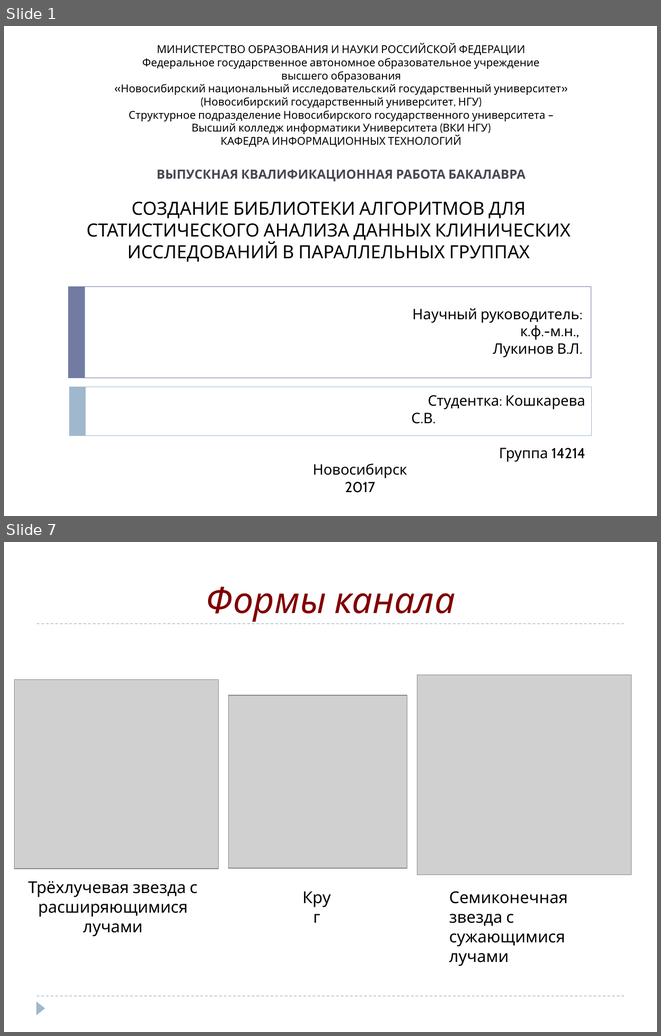
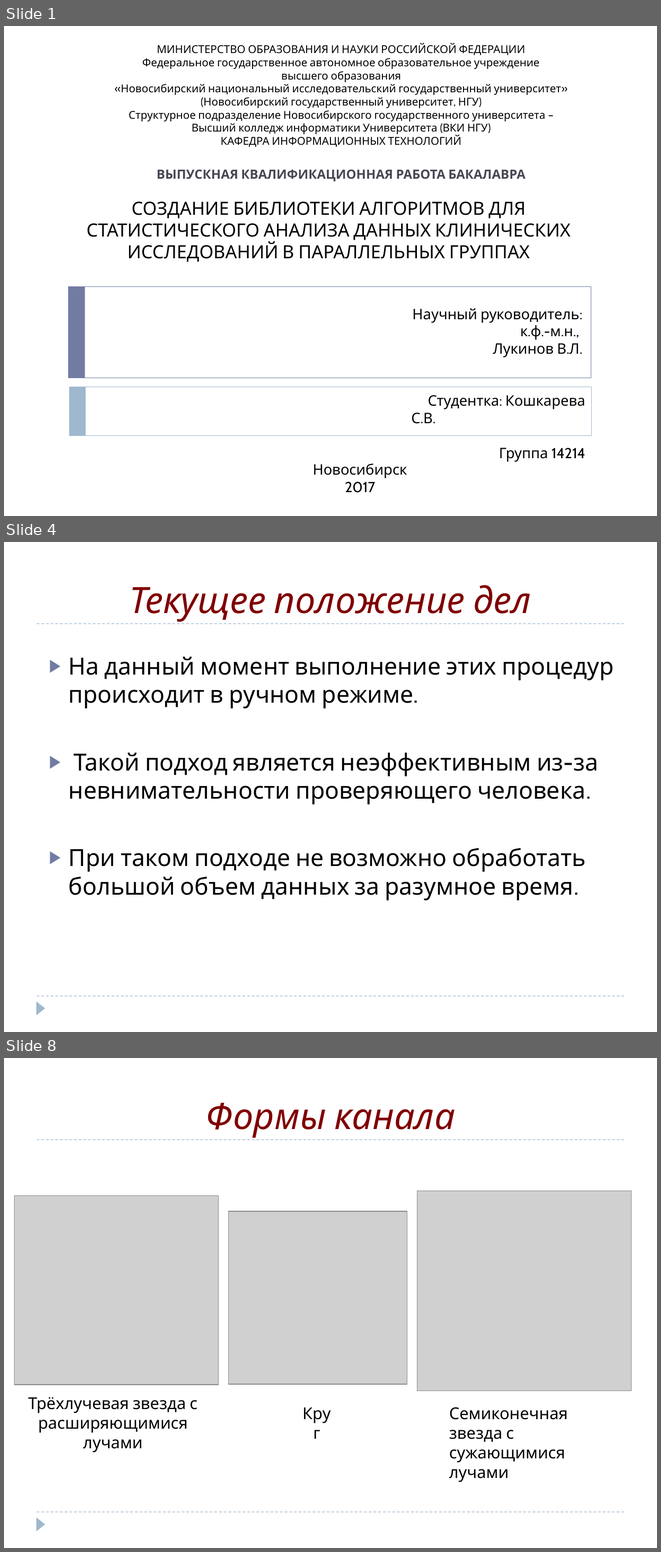
Before and after one commit to SophieKoshkareva/Article, a slide deck: Diploma_Koshkareva.pptx. Shown one above the other, each under a label of ours: slides 1 and 7 before the commit, slides 1, 4 and 8 after it; the slides between them are not shown. The pictures are 661x1036 and 661x1552 pixels, drawn with LibreOffice and Linux fonts; fonts in the diff are those of the drawing; grey boxes stand for pictures. Boxes give left, top, right and bottom in pixels: in the first picture for what was removed or moved away, otherwise in the second. Text is boxed around its words. In the diff, an @@ line names an element or a change of style, - is before the commit and + after.

```diff
--- a/Diploma_Koshkareva.pptx
+++ b/Diploma_Koshkareva.pptx
@@ slide 4 added at <box>4,542,657,1032</box>, background #FFFFFF; not listed: 3 template elements that a slide beside it also shows @@
@@ title added at <box>130,585,531,622</box>, 40 pt, text #800000, italic @@
+Текущее положение дел
@@ text added at <box>69,656,614,900</box>, 26 pt, text #000000 @@
+▶ На данный момент выполнение этих процедур происходит в ручном режиме.
+▶ Такой подход является неэффективным из-за невнимательности проверяющего человека.
+▶ При таком подходе не возможно обработать большой объем данных за разумное время.
@@ what was slide 7 is now slide 8 @@
```
Also in this commit, not shown: 3 slides changed, 3 other slides added, 3 slides removed, 1 other file.
